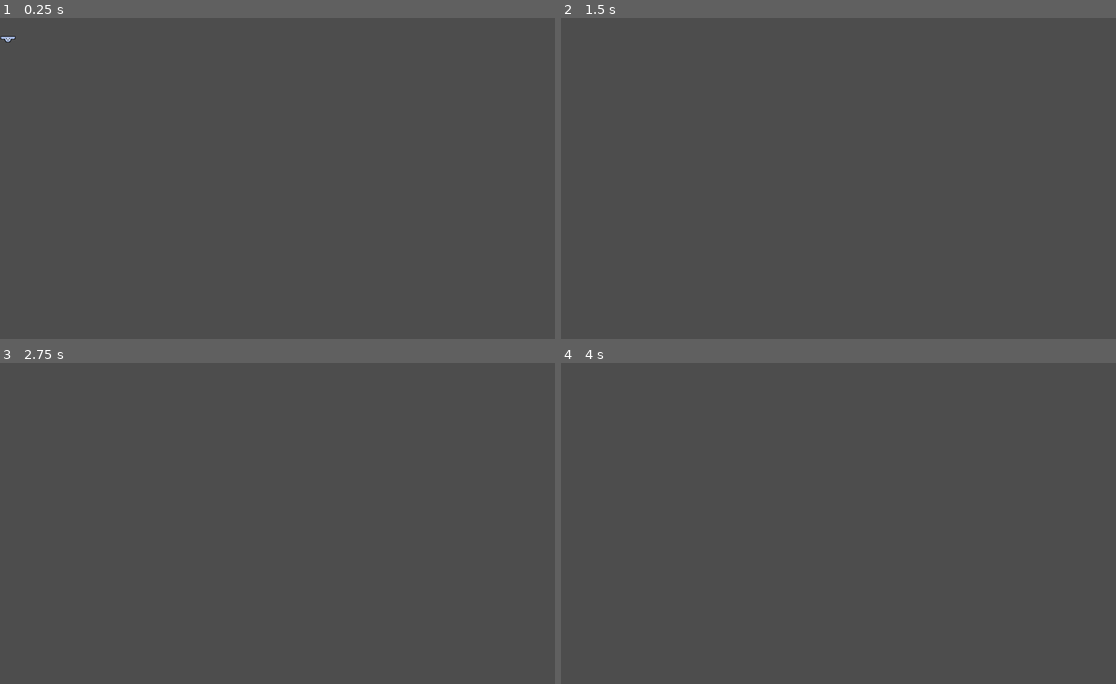
Above: before the commit, frames 1-4 (two rows, left to right).
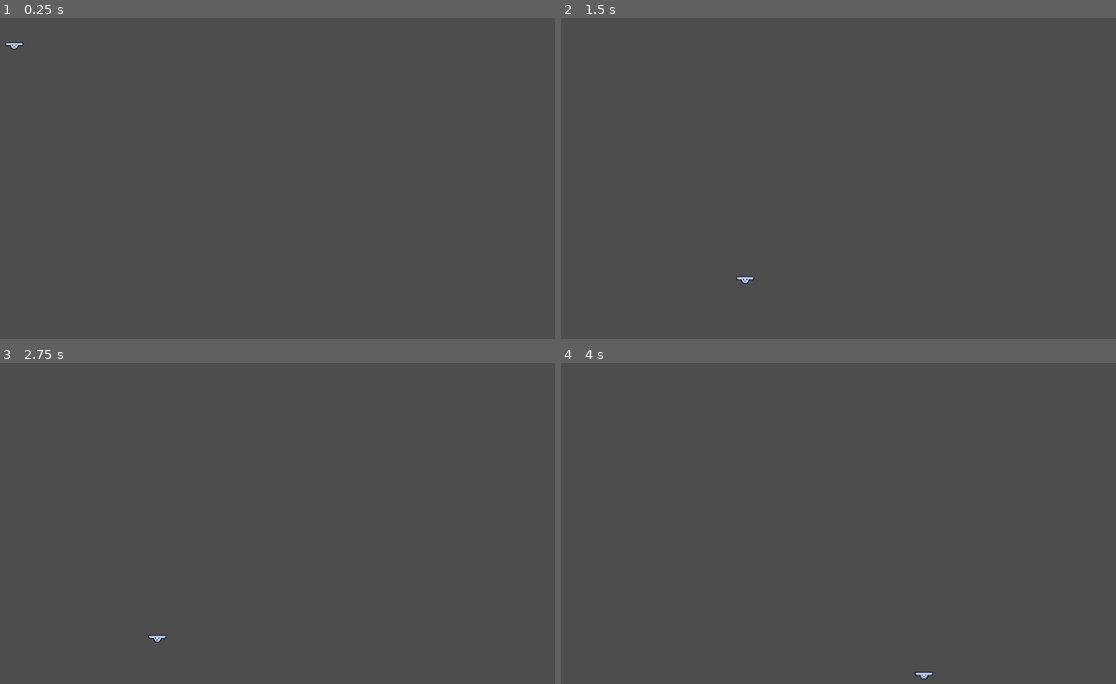
Above: after the commit, the same moments.

Repository: Akita-322/Everhold
Game: Godot game, scene res://Scenes/game/Game.tscn
The game is run twice, just before and just after one commit, with the same random seed, the same clock (stepped at 60 frames per second) and the same inputs. Before the commit the project starts from res://node_2d.tscn.
Inputs:
- Up to frame 1 (0.25 s): no input
- Up to frame 2 (1.5 s): tap Enter (ui_accept) at 0.5, 0.6, 0.77, 1.07, 1.35 s; hold Right (ui_right) from 0.53 s (still down)
- Up to frame 3 (2.75 s): tap Enter (ui_accept) at 1.52, 1.82, 2.1 s; release Right (ui_right) at 2.03 s; hold Left (ui_left) from 2.03 s (still down)
- Up to frame 4 (4 s): tap Enter (ui_accept) at 2.75, 2.85, 3.02, 3.32, 3.5, 3.6, 3.77 s; release Left (ui_left) at 2.78 s; hold Right (ui_right) from 2.78 s (still down)

The runs differ from the first frame. In frame 1, less than 0.1% of the frame differs, in the area x 0-5%, y 5-10%; in frame 2, less than 0.1%; in frame 3, less than 0.1%; in frame 4, less than 0.1%.

Commit message:
Signed-off-by: Akita-322 <zaharfisyk12343@gmail.com>

Diff:
--- /dev/null
+++ b/everhold/Scenes/Player/Player.tscn
@@ -0,0 +1,17 @@
+[gd_scene load_steps=4 format=3 uid="uid://c5u7xbowg32us"]
+
+[ext_resource type="Script" uid="uid://c5607yut6acfb" path="res://Scenes/Player/player.gd" id="1_ft8w5"]
+[ext_resource type="Texture2D" uid="uid://w1wy04vlofhx" path="res://Sprite/Sprite-00101.png" id="2_h54ih"]
+
+[sub_resource type="RectangleShape2D" id="RectangleShape2D_ude3g"]
+size = Vector2(30, 12)
+
+[node name="CharacterBody2D" type="CharacterBody2D"]
+script = ExtResource("1_ft8w5")
+
+[node name="CollisionShape2D" type="CollisionShape2D" parent="."]
+shape = SubResource("RectangleShape2D_ude3g")
+
+[node name="Sprite2D" type="Sprite2D" parent="."]
+texture_filter = 3
+texture = ExtResource("2_h54ih")
--- /dev/null
+++ b/everhold/Scenes/Player/player.gd
@@ -0,0 +1,25 @@
+extends CharacterBody2D
+
+
+const SPEED = 300.0
+const JUMP_VELOCITY = -400.0
+
+
+func _physics_process(delta: float) -> void:
+	# Add the gravity.
+	if not is_on_floor():
+		velocity += get_gravity() * delta
+
+	# Handle jump.
+	if Input.is_action_just_pressed("ui_accept") and is_on_floor():
+		velocity.y = JUMP_VELOCITY
+
+	# Get the input direction and handle the movement/deceleration.
+	# As good practice, you should replace UI actions with custom gameplay actions.
+	var direction := Input.get_axis("ui_left", "ui_right")
+	if direction:
+		velocity.x = direction * SPEED
+	else:
+		velocity.x = move_toward(velocity.x, 0, SPEED)
+
+	move_and_slide()
--- /dev/null
+++ b/everhold/Scenes/WALLS/wall.tscn
@@ -0,0 +1,11 @@
+[gd_scene load_steps=2 format=3 uid="uid://daloluo7ovdi1"]
+
+[sub_resource type="RectangleShape2D" id="RectangleShape2D_e7062"]
+size = Vector2(12, 648)
+
+[node name="WALL" type="StaticBody2D"]
+scale = Vector2(1, 0.83999985)
+
+[node name="CollisionShape2D" type="CollisionShape2D" parent="."]
+position = Vector2(0, 324)
+shape = SubResource("RectangleShape2D_e7062")
--- /dev/null
+++ b/everhold/Scenes/game/Game.tscn
@@ -0,0 +1,24 @@
+[gd_scene load_steps=3 format=3 uid="uid://dr8e80l3t3flh"]
+
+[ext_resource type="PackedScene" uid="uid://c5u7xbowg32us" path="res://Scenes/Player/Player.tscn" id="1_gv8gk"]
+[ext_resource type="PackedScene" uid="uid://daloluo7ovdi1" path="res://Scenes/WALLS/wall.tscn" id="2_6coir"]
+
+[node name="game" type="Node2D"]
+
+[node name="CharacterBody2D" parent="." instance=ExtResource("1_gv8gk")]
+position = Vector2(24, 19)
+
+[node name="WALL" parent="." instance=ExtResource("2_6coir")]
+
+[node name="WALL3" parent="." instance=ExtResource("2_6coir")]
+position = Vector2(-6, 0)
+rotation = -1.5707964
+scale = Vector2(0.6820688, 1.4972593)
+
+[node name="WALL5" parent="." instance=ExtResource("2_6coir")]
+position = Vector2(-6, 538)
+rotation = -1.5707964
+scale = Vector2(1, 1.5199987)
+
+[node name="WALL4" parent="." instance=ExtResource("2_6coir")]
+position = Vector2(958, -4)
--- a/everhold/main.tscn
+++ /dev/null
@@ -1,8 +0,0 @@
-[gd_scene load_steps=2 format=3 uid="uid://dr8e80l3t3flh"]
-
-[ext_resource type="PackedScene" uid="uid://dcd34g5842hoy" path="res://node_2d.tscn" id="1_ig7tw"]
-
-[node name="main" type="Node2D"]
-
-[node name="Node2D" parent="." instance=ExtResource("1_ig7tw")]
-position = Vector2(30, 21)
--- a/everhold/node_2d.tscn
+++ /dev/null
@@ -1,20 +0,0 @@
-[gd_scene load_steps=3 format=3 uid="uid://dcd34g5842hoy"]
-
-[ext_resource type="Texture2D" uid="uid://w1wy04vlofhx" path="res://Sprite/Sprite-00101.png" id="1_wtcfe"]
-
-[sub_resource type="RectangleShape2D" id="RectangleShape2D_0e48y"]
-size = Vector2(32, 15)
-
-[node name="Node2D" type="Node2D"]
-
-[node name="RigidBody2D" type="RigidBody2D" parent="."]
-physics_interpolation_mode = 1
-mass = 5.195
-
-[node name="CollisionShape2D" type="CollisionShape2D" parent="RigidBody2D"]
-position = Vector2(16, 15.5)
-shape = SubResource("RectangleShape2D_0e48y")
-
-[node name="Sprite2D" type="Sprite2D" parent="RigidBody2D/CollisionShape2D"]
-position = Vector2(0, 0.5)
-texture = ExtResource("1_wtcfe")
--- a/everhold/project.godot
+++ b/everhold/project.godot
@@ -11,6 +11,51 @@
 [application]
 
 config/name="Everhold"
-run/main_scene="uid://dcd34g5842hoy"
+run/main_scene="uid://dr8e80l3t3flh"
 config/features=PackedStringArray("4.5", "Forward Plus")
 config/icon="res://icon.svg"
+
+[display]
+
+window/size/viewport_width=960
+window/size/viewport_height=540
+window/size/resizable=false
+
+[input]
+
+ui_left={
+"deadzone": 0.5,
+"events": [Object(InputEventKey,"resource_local_to_scene":false,"resource_name":"","device":0,"window_id":0,"alt_pressed":false,"shift_pressed":false,"ctrl_pressed":false,"meta_pressed":false,"pressed":false,"keycode":4194319,"physical_keycode":0,"key_label":0,"unicode":0,"location":0,"echo":false,"script":null)
+, Object(InputEventJoypadButton,"resource_local_to_scene":false,"resource_name":"","device":0,"button_index":13,"pressure":0.0,"pressed":false,"script":null)
+, Object(InputEventJoypadMotion,"resource_local_to_scene":false,"resource_name":"","device":0,"axis":0,"axis_value":-1.0,"script":null)
+, Object(InputEventKey,"resource_local_to_scene":false,"resource_name":"","device":-1,"window_id":0,"alt_pressed":false,"shift_pressed":false,"ctrl_pressed":false,"meta_pressed":false,"pressed":false,"keycode":0,"physical_keycode":65,"key_label":0,"unicode":97,"location":0,"echo":false,"script":null)
+]
+}
+ui_right={
+"deadzone": 0.5,
+"events": [Object(InputEventKey,"resource_local_to_scene":false,"resource_name":"","device":0,"window_id":0,"alt_pressed":false,"shift_pressed":false,"ctrl_pressed":false,"meta_pressed":false,"pressed":false,"keycode":4194321,"physical_keycode":0,"key_label":0,"unicode":0,"location":0,"echo":false,"script":null)
+, Object(InputEventJoypadButton,"resource_local_to_scene":false,"resource_name":"","device":0,"button_index":14,"pressure":0.0,"pressed":false,"script":null)
+, Object(InputEventJoypadMotion,"resource_local_to_scene":false,"resource_name":"","device":0,"axis":0,"axis_value":1.0,"script":null)
+, Object(InputEventKey,"resource_local_to_scene":false,"resource_name":"","device":-1,"window_id":0,"alt_pressed":false,"shift_pressed":false,"ctrl_pressed":false,"meta_pressed":false,"pressed":false,"keycode":0,"physical_keycode":68,"key_label":0,"unicode":100,"location":0,"echo":false,"script":null)
+]
+}
+ui_up={
+"deadzone": 0.5,
+"events": [Object(InputEventKey,"resource_local_to_scene":false,"resource_name":"","device":0,"window_id":0,"alt_pressed":false,"shift_pressed":false,"ctrl_pressed":false,"meta_pressed":false,"pressed":false,"keycode":4194320,"physical_keycode":0,"key_label":0,"unicode":0,"location":0,"echo":false,"script":null)
+, Object(InputEventJoypadButton,"resource_local_to_scene":false,"resource_name":"","device":0,"button_index":11,"pressure":0.0,"pressed":false,"script":null)
+, Object(InputEventJoypadMotion,"resource_local_to_scene":false,"resource_name":"","device":0,"axis":1,"axis_value":-1.0,"script":null)
+, Object(InputEventKey,"resource_local_to_scene":false,"resource_name":"","device":-1,"window_id":0,"alt_pressed":false,"shift_pressed":false,"ctrl_pressed":false,"meta_pressed":false,"pressed":false,"keycode":0,"physical_keycode":87,"key_label":0,"unicode":119,"location":0,"echo":false,"script":null)
+]
+}
+ui_down={
+"deadzone": 0.5,
+"events": [Object(InputEventKey,"resource_local_to_scene":false,"resource_name":"","device":0,"window_id":0,"alt_pressed":false,"shift_pressed":false,"ctrl_pressed":false,"meta_pressed":false,"pressed":false,"keycode":4194322,"physical_keycode":0,"key_label":0,"unicode":0,"location":0,"echo":false,"script":null)
+, Object(InputEventJoypadButton,"resource_local_to_scene":false,"resource_name":"","device":0,"button_index":12,"pressure":0.0,"pressed":false,"script":null)
+, Object(InputEventJoypadMotion,"resource_local_to_scene":false,"resource_name":"","device":0,"axis":1,"axis_value":1.0,"script":null)
+, Object(InputEventKey,"resource_local_to_scene":false,"resource_name":"","device":-1,"window_id":0,"alt_pressed":false,"shift_pressed":false,"ctrl_pressed":false,"meta_pressed":false,"pressed":false,"keycode":0,"physical_keycode":83,"key_label":0,"unicode":115,"location":0,"echo":false,"script":null)
+]
+}
+
+[rendering]
+
+textures/canvas_textures/default_texture_filter=3
Not shown, added: everhold/Scenes/Player/player.gd.uid
